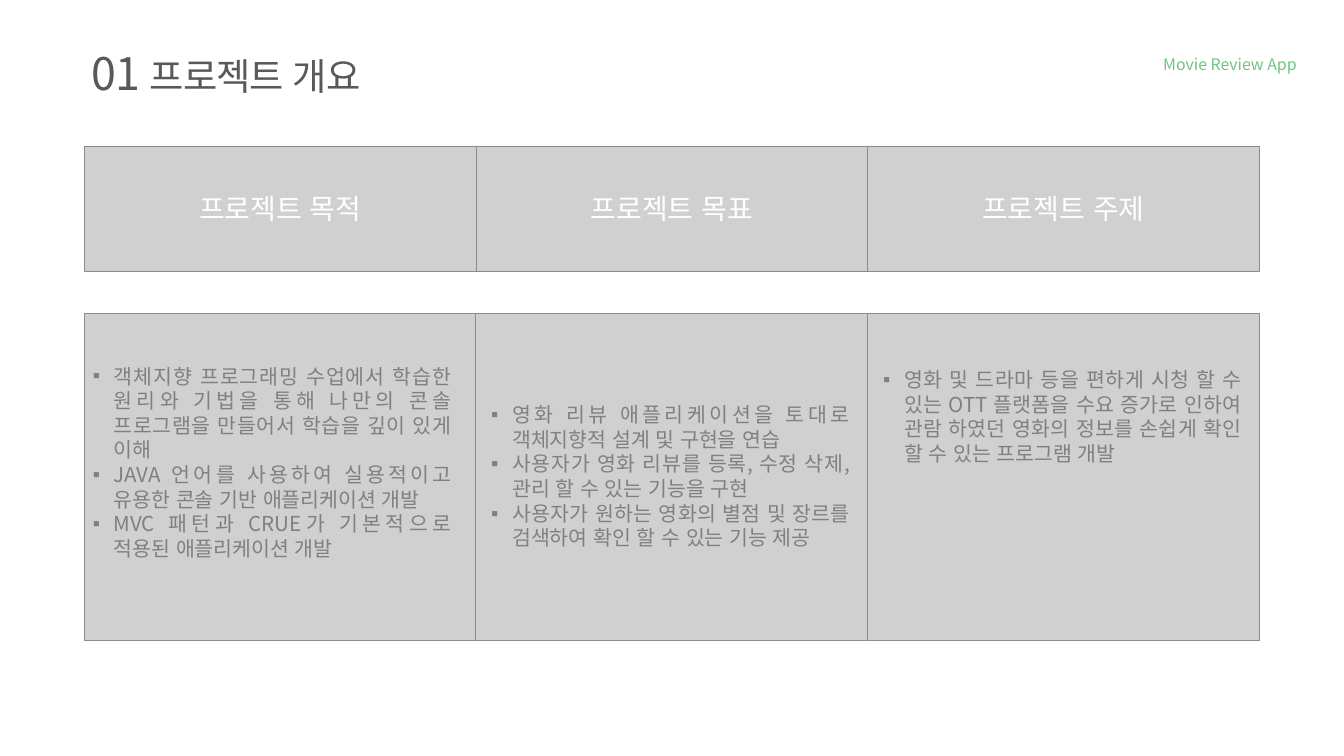
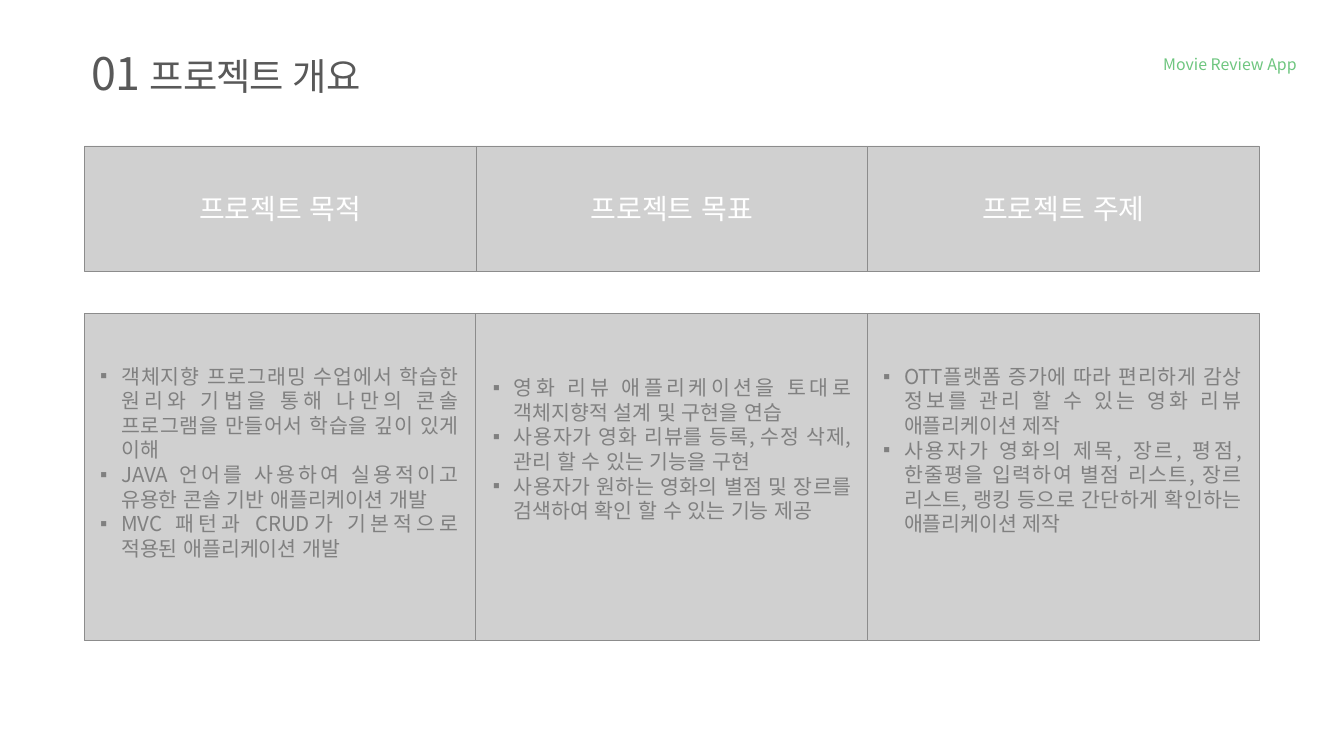
Before and after one commit to tnwjd121/MovieApp, a slide deck: slide 3 of ppt/국비(정보처리기능사)_백수정.pptx. Drawn at 1344x756 pixels with LibreOffice and Linux fonts; fonts in the diff are those of the drawing; grey boxes stand for pictures; background and template pictures are left out. Boxes give left, top, right and bottom in pixels: in the first picture for what was removed or moved away, otherwise in the second. Text is boxed around its words. In the diff, an @@ line names an element or a change of style, - is before the commit and + after.

```diff
--- a/ppt/국비(정보처리기능사)_백수정.pptx
+++ b/ppt/국비(정보처리기능사)_백수정.pptx
@@ text "객체지향 프로그래밍 수업에서 학습한 원리와 ...": place and size @@
-text "객체지향 프로그래밍 수업에서 학습한 원리와 ..." at <box>114,367,452,558</box>
+text "객체지향 프로그래밍 수업에서 학습한 원리와 ..." at <box>121,367,459,558</box>
@@ text "영화 리뷰 애플리케이션을 토대로 객체지향적 ...": place and size @@
-text "영화 리뷰 애플리케이션을 토대로 객체지향적 ..." at <box>512,405,850,547</box>
+text "영화 리뷰 애플리케이션을 토대로 객체지향적 ..." at <box>514,378,852,520</box>
@@ text at <box>904,367,1242,533</box>: text changed @@
-▪ 영화 및 드라마 등을 편하게 시청 할 수 있는 OTT 플랫폼을 수요 증가로 인하여 관람 하였던 영화의 정보를 손쉽게 확인 할 수 있는 프로그램 개발
+▪ OTT플랫폼 증가에 따라 편리하게 감상 정보를 관리 할 수 있는 영화 리뷰 애플리케이션 제작
+▪ 사용자가 영화의 제목, 장르, 평점, 한줄평을 입력하여 별점 리스트, 장르 리스트, 랭킹 등으로 간단하게 확인하는 애플리케이션 제작
@@ text at <box>121,514,459,558</box>: text changed @@
-▪ MVC 패턴과 CRUE가 기본적으로 적용된 애플리케이션 개발
+▪ MVC 패턴과 CRUD가 기본적으로 적용된 애플리케이션 개발
```
Also in this commit, not shown: 2 other slides changed, 10 slides added, 2 slides removed, 1 other file.
